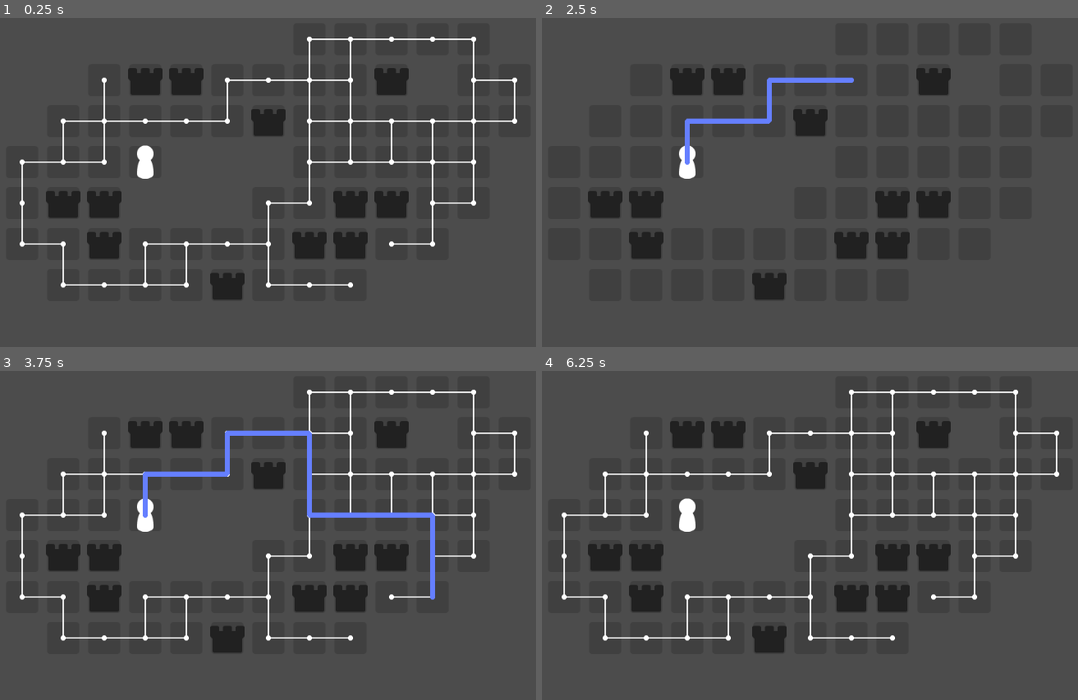
Above: before the commit, frames 1-4 (two rows, left to right).
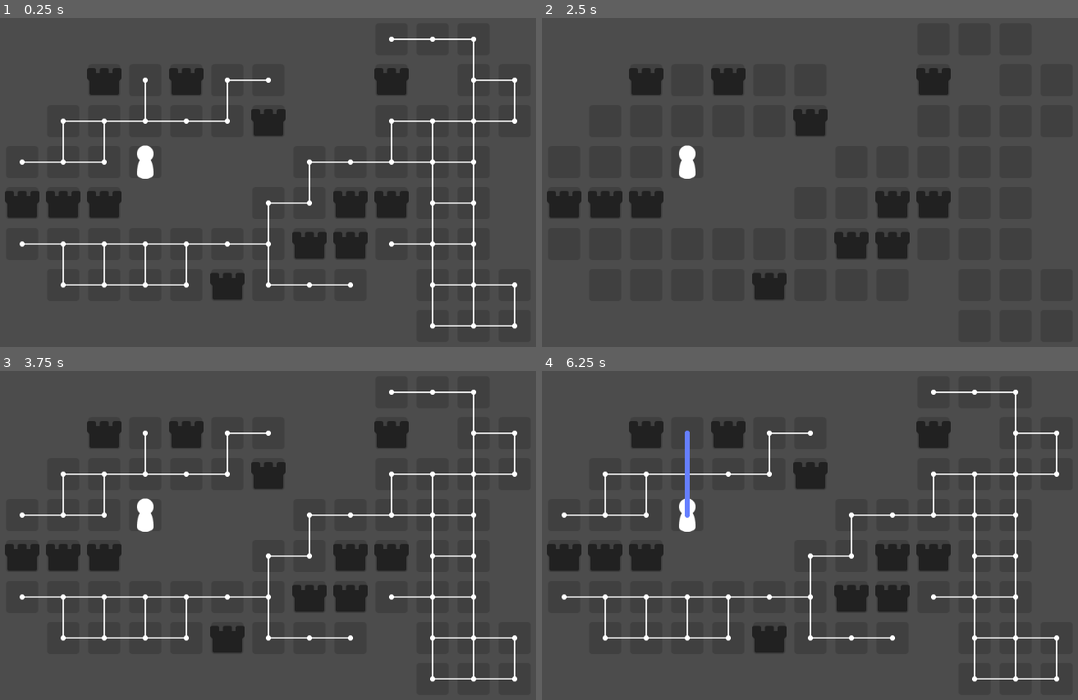
Above: after the commit, the same moments.

Repository: uheartbeast/astar-tilemap
Game: Godot game, scene res://World.tscn
Same seed, same stepped clock (60 frames per second), same inputs: the game is played once before the commit and once after it.
Inputs (mouse positions are in pixels of both pictures, inside the frame that each line leads up to):
- Up to frame 1 (0.25 s): no input
- Up to frame 2 (2.5 s): tap Enter (ui_accept) at 0.5, 0.77, 1.25, 1.52, 2 s; move the mouse to (933, 149) at 0.52 s; press the mouse at (933, 149) at 0.53 s; move the mouse to (659, 189) at 1.27 s; release the mouse at (659, 189) at 1.28 s; click (659, 189) at 1.35 s; move the mouse to (852, 83) at 2.02 s; hold Right mouse button (mouse_right) from 2.03 s (still down); click (852, 83) at 2.3 s
- Up to frame 3 (3.75 s): tap Enter (ui_accept) at 2.75, 3.02, 3.5 s; move the mouse to (214, 598) at 2.77 s; release Right mouse button (mouse_right) at 2.78 s; click (214, 598) at 2.85 s; move the mouse to (444, 581) at 3.52 s; press the mouse at (444, 581) at 3.53 s
- Up to frame 4 (6.25 s): tap Enter (ui_accept) at 3.77, 4.25, 4.52, 6.02 s; move the mouse to (590, 466) at 4.27 s; release the mouse at (590, 466) at 4.28 s; right-click (590, 466) at 4.35 s; click (590, 466) at 4.55 s; move the mouse to (820, 522) at 5.02 s; press the mouse at (820, 522) at 5.03 s; move the mouse to (692, 426) at 5.77 s; release the mouse at (692, 426) at 5.78 s; click (692, 426) at 5.85 s

The runs differ from the first frame. In frame 1, 2.9% of the frame differs, in the area x 0-97%, y 5-95%; in frame 2, 2.6%; in frame 3, 4.4%; in frame 4, 3.1%.

Commit message:
Removed a small bug in stop_path_at_unit function

Diff:
--- a/AstarTileMap.gd
+++ b/AstarTileMap.gd
@@ -71,13 +71,17 @@
 	set_obstacles_points_disabled(true)
 	var potential_path_points = astar.get_point_path(get_point(start_position), get_point(end_position))
 	set_obstacles_points_disabled(false)
+	var astar_path = stop_path_at_unit(potential_path_points)
+	if max_distance >= 0: astar_path = set_path_length(astar_path, max_distance)
+	return astar_path
+
+func stop_path_at_unit(potential_path_points):
 	var astar_path = []
 	for i in potential_path_points.size():
 		var point = potential_path_points[i]
 		astar_path.append(point)
 		if i == 0: continue
 		if position_has_unit(point): break
-	if max_distance >= 0: astar_path = set_path_length(astar_path, max_distance)
 	return astar_path
 
 func get_astar_path(start_position, end_position, max_distance = -1):
--- a/World.tscn
+++ b/World.tscn
@@ -29,11 +29,11 @@
 [node name="Board" type="TileMap" parent="."]
 tile_set = SubResource( 1 )
 format = 1
-tile_data = PoolIntArray( 65545, 0, 0, 65546, 0, 0, 65547, 0, 0, 65548, 0, 0, 65549, 0, 0, 131076, 0, 0, 131077, 0, 0, 131078, 0, 0, 131079, 0, 0, 131080, 0, 0, 131081, 0, 0, 131082, 0, 0, 131083, 0, 0, 131085, 0, 0, 131086, 0, 0, 196611, 0, 0, 196612, 0, 0, 196613, 0, 0, 196614, 0, 0, 196615, 0, 0, 196616, 0, 0, 196617, 0, 0, 196618, 0, 0, 196619, 0, 0, 196620, 0, 0, 196621, 0, 0, 196622, 0, 0, 262146, 0, 0, 262147, 0, 0, 262148, 0, 0, 262149, 0, 0, 262153, 0, 0, 262154, 0, 0, 262155, 0, 0, 262156, 0, 0, 262157, 0, 0, 327682, 0, 0, 327683, 0, 0, 327684, 0, 0, 327688, 0, 0, 327689, 0, 0, 327690, 0, 0, 327691, 0, 0, 327692, 0, 0, 327693, 0, 0, 393218, 0, 0, 393219, 0, 0, 393220, 0, 0, 393221, 0, 0, 393222, 0, 0, 393223, 0, 0, 393224, 0, 0, 393225, 0, 0, 393226, 0, 0, 393227, 0, 0, 393228, 0, 0, 458755, 0, 0, 458756, 0, 0, 458757, 0, 0, 458758, 0, 0, 458759, 0, 0, 458760, 0, 0, 458761, 0, 0, 458762, 0, 0 )
+tile_data = PoolIntArray( 65547, 0, 0, 65548, 0, 0, 65549, 0, 0, 131076, 0, 0, 131077, 0, 0, 131078, 0, 0, 131079, 0, 0, 131080, 0, 0, 131083, 0, 0, 131085, 0, 0, 131086, 0, 0, 196611, 0, 0, 196612, 0, 0, 196613, 0, 0, 196614, 0, 0, 196615, 0, 0, 196616, 0, 0, 196619, 0, 0, 196620, 0, 0, 196621, 0, 0, 196622, 0, 0, 262146, 0, 0, 262147, 0, 0, 262148, 0, 0, 262149, 0, 0, 262153, 0, 0, 262154, 0, 0, 262155, 0, 0, 262156, 0, 0, 262157, 0, 0, 327682, 0, 0, 327683, 0, 0, 327684, 0, 0, 327688, 0, 0, 327689, 0, 0, 327690, 0, 0, 327691, 0, 0, 327692, 0, 0, 327693, 0, 0, 393218, 0, 0, 393219, 0, 0, 393220, 0, 0, 393221, 0, 0, 393222, 0, 0, 393223, 0, 0, 393224, 0, 0, 393225, 0, 0, 393226, 0, 0, 393227, 0, 0, 393228, 0, 0, 393229, 0, 0, 458755, 0, 0, 458756, 0, 0, 458757, 0, 0, 458758, 0, 0, 458759, 0, 0, 458760, 0, 0, 458761, 0, 0, 458762, 0, 0, 458764, 0, 0, 458765, 0, 0, 458766, 0, 0, 524300, 0, 0, 524301, 0, 0, 524302, 0, 0 )
 script = ExtResource( 5 )
 
 [node name="Wall" parent="Board" instance=ExtResource( 2 )]
-position = Vector2( 320, 128 )
+position = Vector2( 256, 128 )
 
 [node name="Wall2" parent="Board" instance=ExtResource( 2 )]
 position = Vector2( 384, 128 )
@@ -57,7 +57,7 @@
 position = Vector2( 448, 448 )
 
 [node name="Wall9" parent="Board" instance=ExtResource( 2 )]
-position = Vector2( 256, 384 )
+position = Vector2( 128, 320 )
 
 [node name="Wall10" parent="Board" instance=ExtResource( 2 )]
 position = Vector2( 256, 320 )
